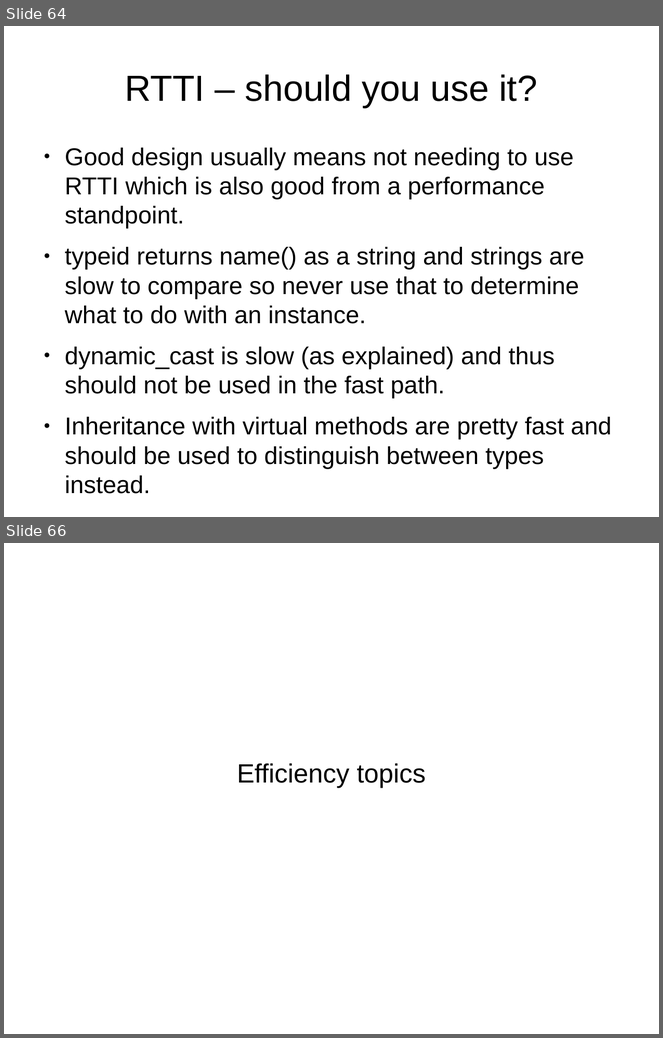
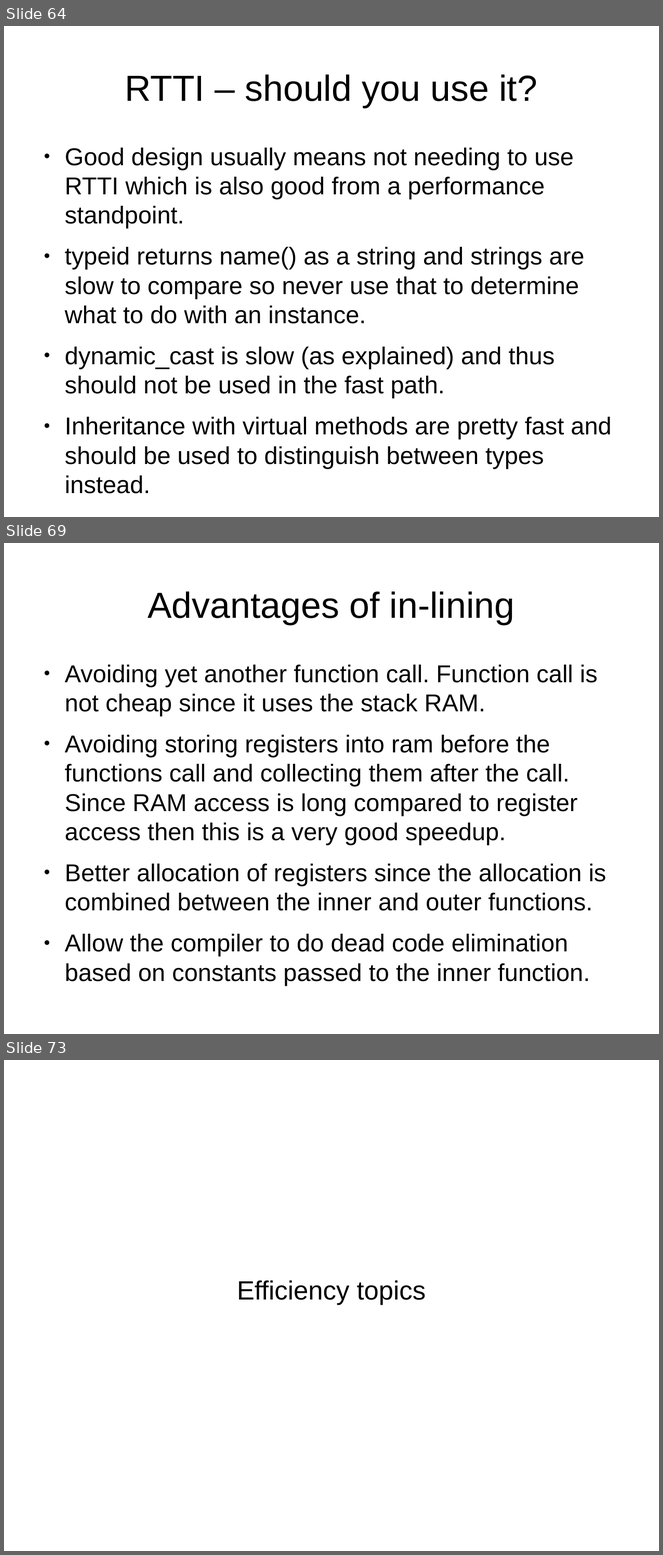
Before and after one commit to veltzer/demos, a slide deck: cpp/multi_core/effective_cplusplus.odp. Shown one above the other, each under a label of ours: slides 64 and 66 before the commit, slides 64, 69 and 73 after it; the slides between them are not shown. The pictures are 663x1038 and 663x1555 pixels, drawn with LibreOffice and Linux fonts; fonts in the diff are those of the drawing. Boxes give left, top, right and bottom in pixels: in the first picture for what was removed or moved away, otherwise in the second. Text is boxed around its words. In the diff, an @@ line names an element or a change of style, - is before the commit and + after.

```diff
--- a/cpp/multi_core/effective_cplusplus.odp
+++ b/cpp/multi_core/effective_cplusplus.odp
@@ slide 69 added at bbox=[4, 543, 659, 1034], background #FFFFFF @@
@@ title added at bbox=[148, 591, 515, 625], 44 pt, text #000000 @@
+Advantages of in-lining
@@ text added at bbox=[65, 665, 607, 986], 29.6 pt, text #000000 @@
+● Avoiding yet another function call. Function call is not cheap since it uses the stack RAM.
+● Avoiding storing registers into ram before the functions call and collecting them after the call. Since RAM access is long compared to register access then this is a very good speedup.
+● Better allocation of registers since the allocation is combined between the inner and outer functions.
+● Allow the compiler to do dead code elimination based on constants passed to the inner function.
@@ what was slide 66 is now slide 73 @@
```
Also in this commit, not shown: 2 slides changed, 6 other slides added, 3 other files.
